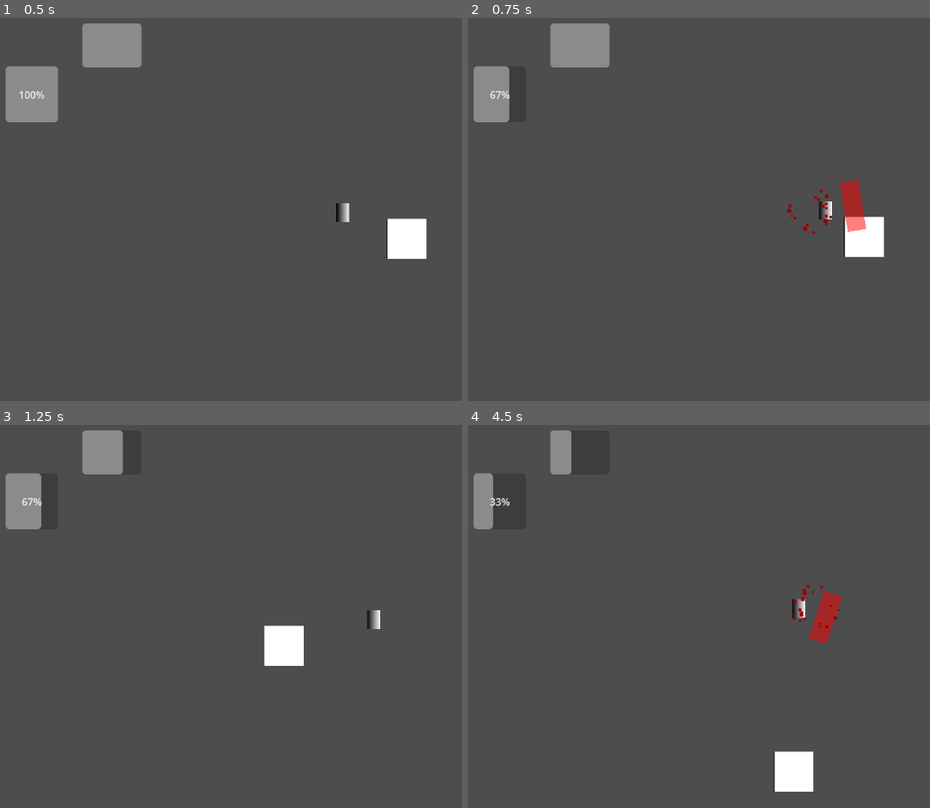
Above: before the commit, frames 1-4 (two rows, left to right).
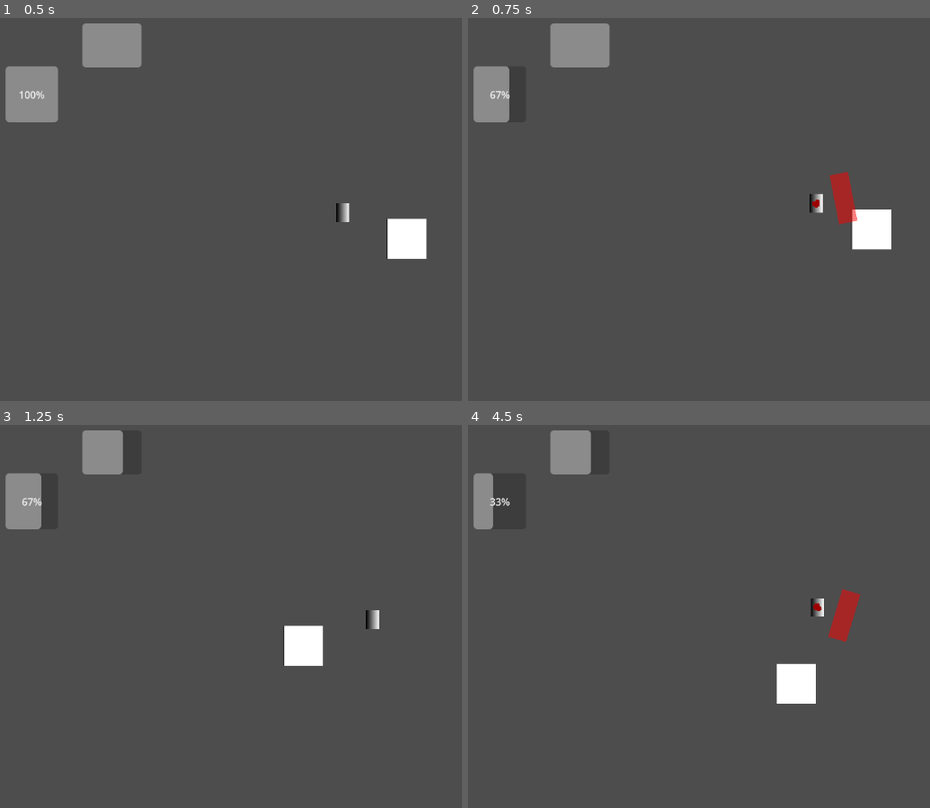
Above: after the commit, the same moments.

Repository: MarsikBlancik/HackathonV3
Game: Godot game, scene res://MainScene.tscn
Same seed, same stepped clock (60 frames per second), same inputs: the game is played once before the commit and once after it. The engine's default icon, where the game draws it, is replaced by a stand-in: a white triangle on a blue panel in a dark square.
Inputs (mouse positions are in pixels of both pictures, inside the frame that each line leads up to):
- Up to frame 1 (0.5 s): no input
- Up to frame 2 (0.75 s): tap Enter at 0.5 s; move the mouse to (outside the picture) at 0.52 s; hold D from 0.53 s (still down); tap F at 0.6 s; click (outside the picture) at 0.67 s
- Up to frame 3 (1.25 s): keep holding D; tap Space at 0.77 s
- Up to frame 4 (4.5 s): move the mouse to (666, 639) at 1.27 s; release D at 1.28 s; hold S 1.28-2.03 s; tap F at 1.35, 2.1, 3.6, 4.35 s; click (666, 639) at 1.42 s; tap Space at 1.52, 3.5, 3.77 s; move the mouse to (883, 532) at 2.02 s; hold D 2.03-2.75 s; click (883, 532) at 2.17 s; click "Restart" at 2.75 s; move the mouse to (772, 700) at 3.52 s; hold W 3.53-4.28 s; click (772, 700) at 3.67 s; move the mouse to (outside the picture) at 4.27 s; hold A from 4.28 s (still down); click (outside the picture) at 4.42 s

Frame 1 is identical in both runs. In frame 2, 1.5% of the frame differs, in the area x 69-92%, y 40-63%; in frame 3, 1.0%; in frame 4, 3.6%, in the area x 21-85%, y 1-96%.

Commit message:
Improve player effects and bump enemy speed
Increase enemy speed (120 -> 150). Refactor player.gd: clean up formatting/comments, rework movement/input so normal control is disabled during dash and knockback is always applied, and ensure knockback lerps to zero. Add hit-stop system (apply_hit_stop) using real-time timer and call it on attack and when taking damage; add camera shake calls on damage. Safely instantiate blood particles only if the scene is loaded. Minor tweaks to attack area/debug rect and ensure Engine.time_scale is reset before restarting the scene. Remove some debug prints and small whitespace/const adjustments.

Diff:
--- a/enemy.gd
+++ b/enemy.gd
@@ -1,7 +1,7 @@
 extends Node2D
 
 # --- USTAWIENIA BAZOWE ---
-@export var speed: float = 120.0
+@export var speed: float = 150.0
 @export var stop_distance: float = 50.0
 
 # --- USTAWIENIA ATAKU ---
--- a/player.gd
+++ b/player.gd
@@ -23,32 +23,28 @@
 var is_dashing: bool = false
 var last_direction: Vector2 = Vector2.RIGHT
 
+# Upewnij się, że stworzyłeś plik BloodParticles.tscn!
 const BLOOD_SCENE = preload("res://BloodParticles.tscn")
 
 # --- MODUŁ KAMERY (SHAKE) ---
 @onready var camera: Camera2D = $Camera2D
 
-var shake_strength: float = 0.0 # Aktualna siła trzęsienia
-@export var shake_decay: float = 10.0 # Jak szybko kamera wraca do normy (większa = szybciej)
+var shake_strength: float = 0.0
+@export var shake_decay: float = 10.0
 
 # --- MODUŁ FIZYKI (KNOCKBACK) ---
 var knockback_velocity: Vector2 = Vector2.ZERO
-@export var knockback_friction: float = 10.0 # Jak szybko gracz odzyskuje kontrolę
+@export var knockback_friction: float = 10.0
 
 func _ready() -> void:
-	# KULOODPORNA METODA: Gracz dodaje się do grupy "Player"
 	add_to_group("Player")
-
 	current_hp = max_hp
 	current_energy = max_energy
-
-	# Wysyłamy sygnał na start
 	hp_changed.emit(current_hp, max_hp)
 	energy_changed.emit(current_energy, max_energy)
 
-	print("Gracz gotowy | HP: ", current_hp, " | Energia: ", current_energy)
-
 func _process(delta: float) -> void:
+	# Odnawianie energii
 	if current_energy < max_energy:
 		energy_timer += delta
 		if energy_timer >= energy_recharge_time:
@@ -57,38 +53,33 @@
 	else:
 		energy_timer = 0.0
 
-	if is_dashing: return
+	var input_direction = Vector2.ZERO
+	var move_velocity = Vector2.ZERO
 
-	var input_direction = Vector2.ZERO
-	if Input.is_physical_key_pressed(KEY_D): input_direction.x += 1
-	if Input.is_physical_key_pressed(KEY_A): input_direction.x -= 1
-	if Input.is_physical_key_pressed(KEY_S): input_direction.y += 1
-	if Input.is_physical_key_pressed(KEY_W): input_direction.y -= 1
+	# Zwykłe sterowanie działa tylko wtedy, gdy NIE używamy dasha
+	if not is_dashing:
+		if Input.is_physical_key_pressed(KEY_D): input_direction.x += 1
+		if Input.is_physical_key_pressed(KEY_A): input_direction.x -= 1
+		if Input.is_physical_key_pressed(KEY_S): input_direction.y += 1
+		if Input.is_physical_key_pressed(KEY_W): input_direction.y -= 1
 
-	if input_direction.length() > 0:
-		input_direction = input_direction.normalized()
-		last_direction = input_direction
+		if input_direction.length() > 0:
+			input_direction = input_direction.normalized()
+			last_direction = input_direction
 
-	# --- NOWE: RUCH I KNOCKBACK ---
-	# 1. Obliczanie zwykłego ruchu gracza
-	var move_velocity = input_direction * speed
+		move_velocity = input_direction * speed
 
-	# 2. Wygaszanie knockbacku (siła płynnie spada do zera)
+	# --- RUCH I KNOCKBACK ---
+	# Wyliczane w każdej klatce, niezależnie od tego czy robisz dash, czy nie
 	knockback_velocity = knockback_velocity.lerp(Vector2.ZERO, knockback_friction * delta)
-
-	# 3. Zastosowanie obu sił (własny ruch + odrzut)
 	position += (move_velocity + knockback_velocity) * delta
 
 	# --- LOGIKA TRZĘSIENIA KAMERY ---
 	if shake_strength > 0:
-		# Płynnie zmniejszamy siłę trzęsienia do zera
 		shake_strength = lerpf(shake_strength, 0.0, shake_decay * delta)
-
-		# Losujemy przesunięcie (offset) w osi X i Y
 		var random_offset = Vector2(randf_range(-1.0, 1.0), randf_range(-1.0, 1.0)).normalized()
 		camera.offset = random_offset * shake_strength
 
-		# Kiedy siła jest już bliska zeru, zerujemy offset całkowicie
 		if shake_strength < 0.1:
 			shake_strength = 0.0
 			camera.offset = Vector2.ZERO
@@ -140,37 +131,53 @@
 	debug_rect.position = Vector2(-15, -40)
 	attack_area.add_child(debug_rect)
 
-	# Wewnątrz funkcji attack() w player.gd, tam gdzie wykrywasz kolizję:
 	attack_area.area_entered.connect(func(area: Area2D):
 		var target = area.get_parent()
 		if target != null and target.has_method("take_damage"):
-		# Przekazujemy dodatkowo pozycję gracza (global_position)
 			target.take_damage(BASE_STAT * 1, global_position)
+			apply_hit_stop(0.1)
 	)
 
 	add_child(attack_area)
 	get_tree().create_timer(0.2).timeout.connect(func(): attack_area.queue_free())
 
-	# Nowa funkcja, którą możemy wywołać z dowolnego miejsca
+# --- FUNKCJE EFEKTÓW ---
 func apply_camera_shake(intensity: float) -> void:
 	shake_strength = intensity
 
+# --- MODUŁ ZAMROŻENIA CZASU (HIT STOP) ---
+func apply_hit_stop(duration: float) -> void:
+	# Całkowicie zatrzymujemy czas (0.0 zamiast 0.05)
+	Engine.time_scale = 0.0
+
+	# Ostatni argument 'true' (ignore_time_scale) ratuje naszą grę!
+	# Dzięki niemu ten timer nadal odlicza w czasie rzeczywistym,
+	# mimo że cała gra jest zatrzymana.
+	await get_tree().create_timer(duration, true, false, true).timeout
+
+	# Wracamy do normalności
+	Engine.time_scale = 1.0
+
+# --- MODYFIKATORY STATYSTYK ---
 func modify_hp(amount: int, source_position: Vector2 = Vector2.ZERO) -> void:
 	current_hp = clampi(current_hp + amount, 0, max_hp)
 	hp_changed.emit(current_hp, max_hp)
 
+	# Jeśli gracz dostał obrażenia:
 	if amount < 0:
 		apply_camera_shake(15.0)
+		apply_hit_stop(0.15)
 
-		# --- NOWE: ODRZUT GRACZA ---
-		# Jeśli znamy pozycję ataku (nie jest to domyślne zero), odpychamy gracza
+		# Odrzut (knockback)
 		if source_position != Vector2.ZERO:
 			var push_direction = (global_position - source_position).normalized()
-			knockback_velocity = push_direction * 500.0 # Gracz ma mocniejszy odrzut (500)
+			knockback_velocity = push_direction * 500.0
 
-		var blood = BLOOD_SCENE.instantiate()
-		blood.global_position = global_position
-		get_parent().add_child(blood)
+		# Sprawdzamy czy plik krwi na pewno istnieje, żeby nie zcrashować gry
+		if BLOOD_SCENE:
+			var blood = BLOOD_SCENE.instantiate()
+			blood.global_position = global_position
+			get_parent().add_child(blood)
 
 	if current_hp <= 0:
 		die()
@@ -180,4 +187,5 @@
 	energy_changed.emit(current_energy, max_energy)
 
 func die() -> void:
+	Engine.time_scale = 1.0 # Super ważne! Resetujemy czas przed restartem gry.
 	get_tree().change_scene_to_file("res://Restart.tscn")
